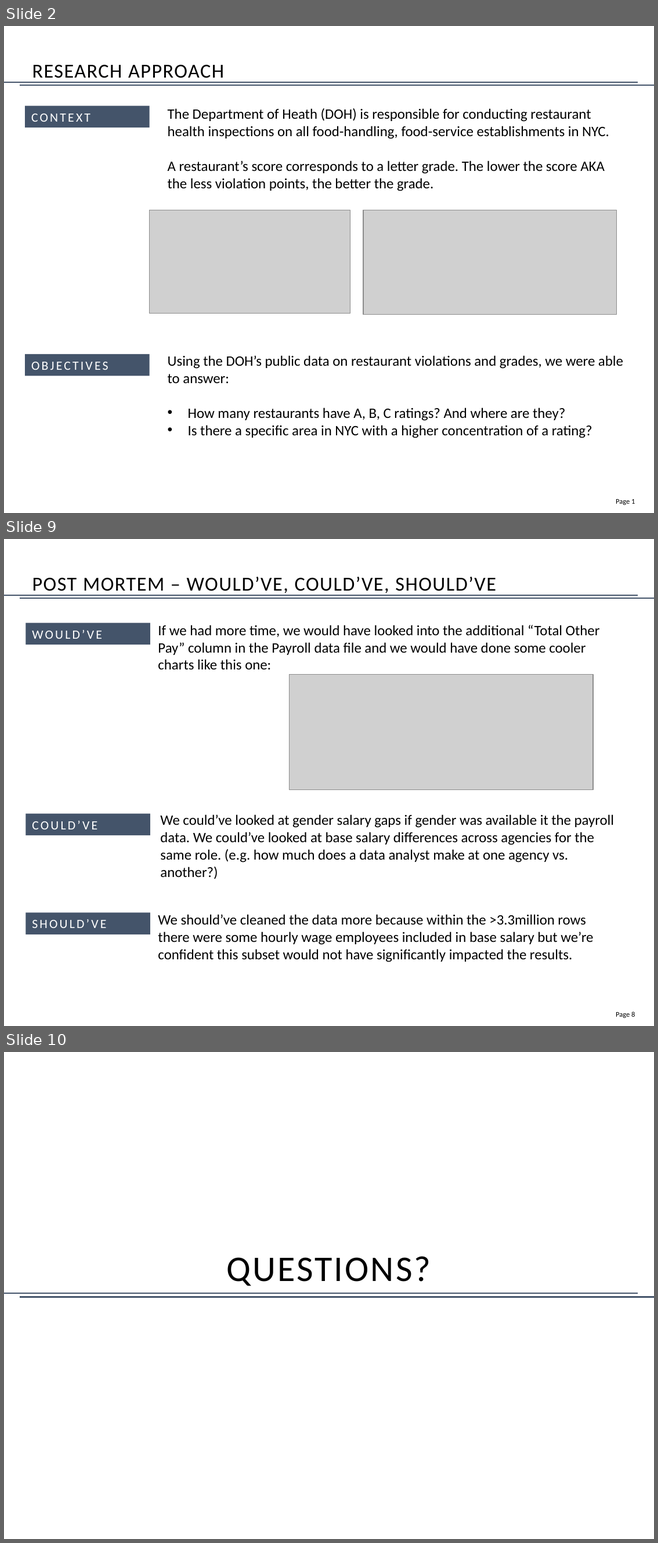
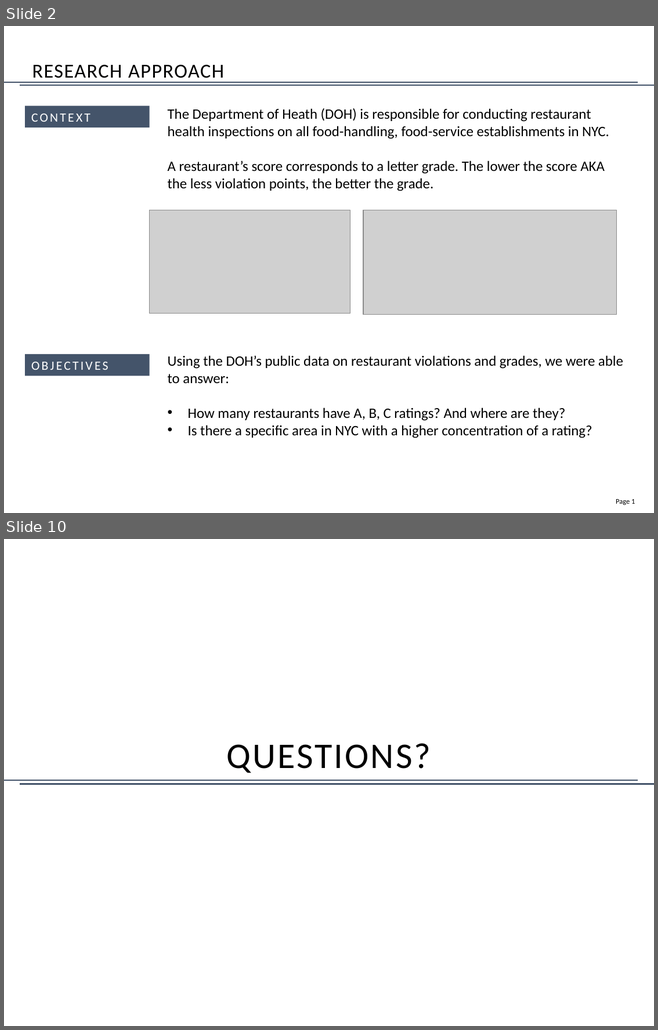
Before and after one commit to jennysueee/DOH_Project, a slide deck: DOH Presentation DRAFT.pptx. Shown one above the other, each under a label of ours: slides 2, 9 and 10 before the commit, slides 2 and 10 after it; the slides between them are not shown. The pictures are 658x1543 and 658x1030 pixels, drawn with LibreOffice and Linux fonts; fonts in the diff are those of the drawing; grey boxes stand for pictures. Boxes give left, top, right and bottom in pixels: in the first picture for what was removed or moved away, otherwise in the second. Text is boxed around its words. In the diff, an @@ line names an element or a change of style, - is before the commit and + after.

```diff
--- a/DOH Presentation DRAFT.pptx
+++ b/DOH Presentation DRAFT.pptx
@@ slide 9 removed at [4,539,654,1026], background #FFFFFF; not listed: 3 template elements that a slide beside it also shows @@
@@ title removed at [32,577,496,596] @@
-POST MORTEM – WOULD’VE, COULD’VE, SHOULD’VE
@@ rectangle removed at [25,623,150,645] @@
-WOULD’VE
@@ text removed at [158,625,600,670] @@
-If we had more time, we would have looked into the additional “Total Other Pay” column in the Payroll data file and we would have done some cooler charts like this one:
@@ picture removed at [289,675,593,790] @@
@@ rectangle removed at [25,814,150,836] @@
-COULD’VE
@@ text removed at [160,815,614,879] @@
-We could’ve looked at gender salary gaps if gender was available it the payroll data. We could’ve looked at base salary differences across agencies for the same role. (e.g. how much does a data analyst make at one agency vs. another?)
@@ rectangle removed at [25,913,150,935] @@
-SHOULD’VE
@@ text removed at [158,914,593,962] @@
-We should’ve cleaned the data more because within the >3.3million rows there were some hourly wage employees included in base salary but we’re confident this subset would not have significantly impacted the results.
```
Also in this commit, not shown: 2 slides changed, 5 slides added, 4 other slides removed.
